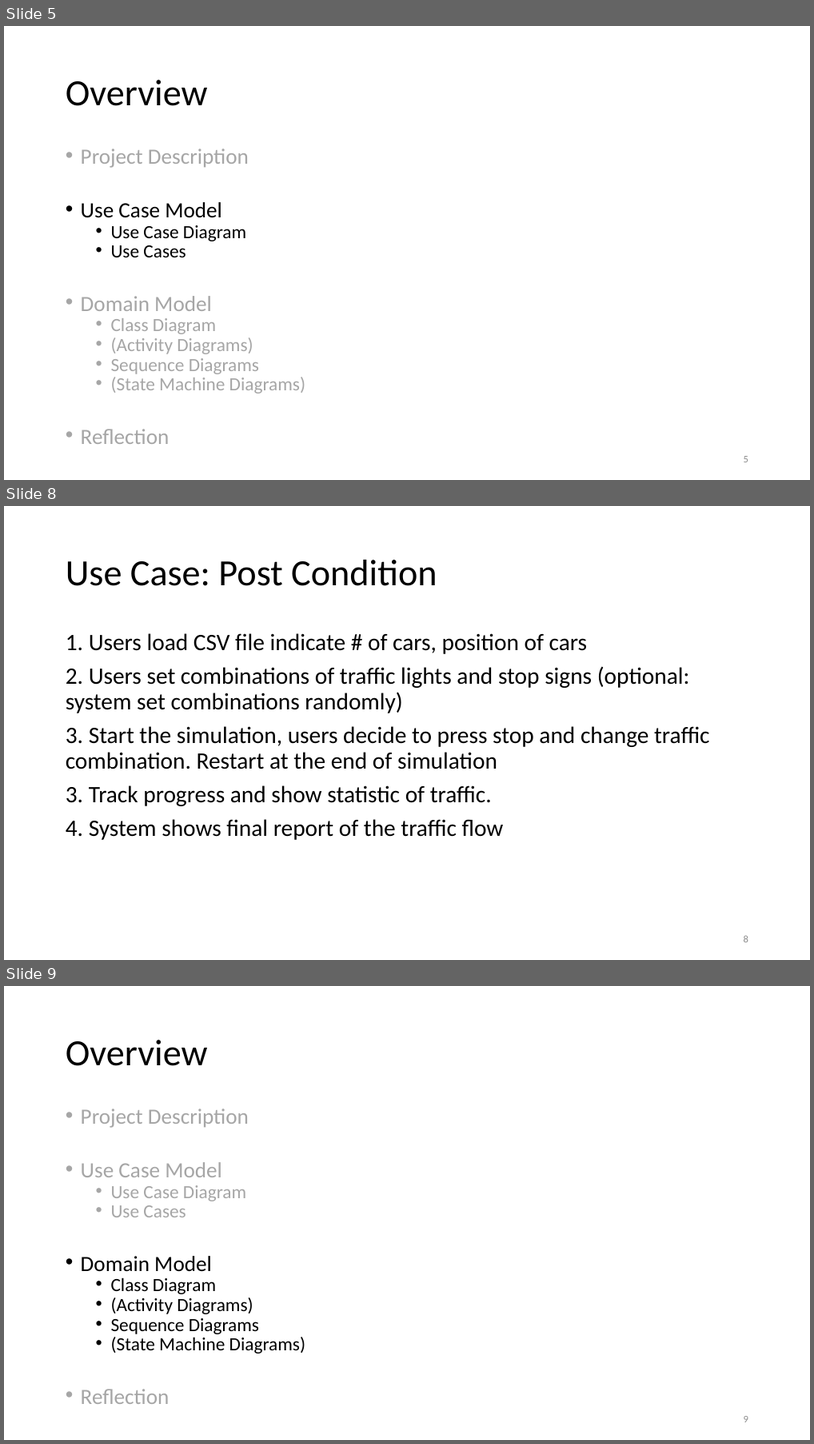
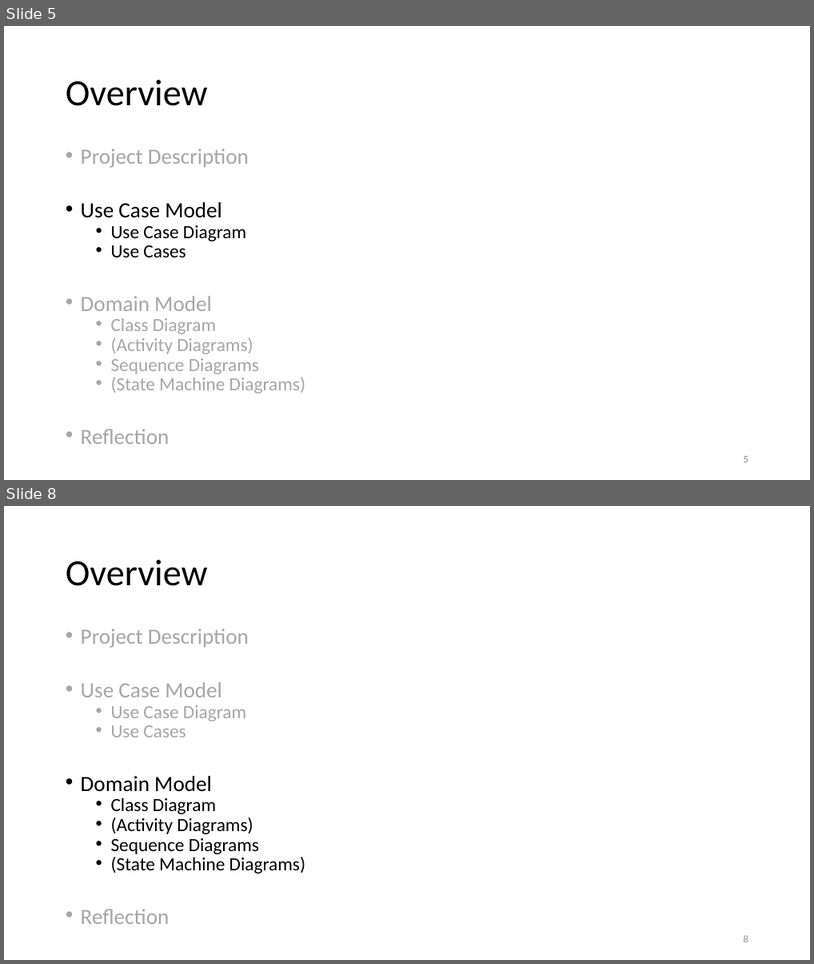
Before and after one commit to datduyng/networkflow.java, a slide deck: slides/increment02-use-case-analysis.pptx. Shown one above the other, each under a label of ours: slides 5, 8 and 9 before the commit, slides 5 and 8 after it; the slides between them are not shown. The pictures are 814x1444 and 814x964 pixels, drawn with LibreOffice and Linux fonts; fonts in the diff are those of the drawing. Boxes give left, top, right and bottom in pixels: in the first picture for what was removed or moved away, otherwise in the second. Text is boxed around its words. In the diff, an @@ line names an element or a change of style, - is before the commit and + after.

```diff
--- a/slides/increment02-use-case-analysis.pptx
+++ b/slides/increment02-use-case-analysis.pptx
@@ slide 8 removed at (x1=4, y1=506, x2=810, y2=960), background #FFFFFF @@
@@ title removed at (x1=66, y1=560, x2=437, y2=586) @@
-Use Case: Post Condition
@@ text removed at (x1=66, y1=633, x2=710, y2=840) @@
-1. Users load CSV file indicate # of cars, position of cars
-2. Users set combinations of traffic lights and stop signs (optional: system set combinations randomly)
-3. Start the simulation, users decide to press stop and change traffic combination. Restart at the end of simulation
-3. Track progress and show statistic of traffic.
-4. System shows final report of the traffic flow
@@ page number removed at (x1=744, y1=935, x2=749, y2=942) @@
-8
@@ what was slide 9 is now slide 8 @@
```
Also in this commit, not shown: 2 slides changed, 1 other slide removed, 2 other files.
